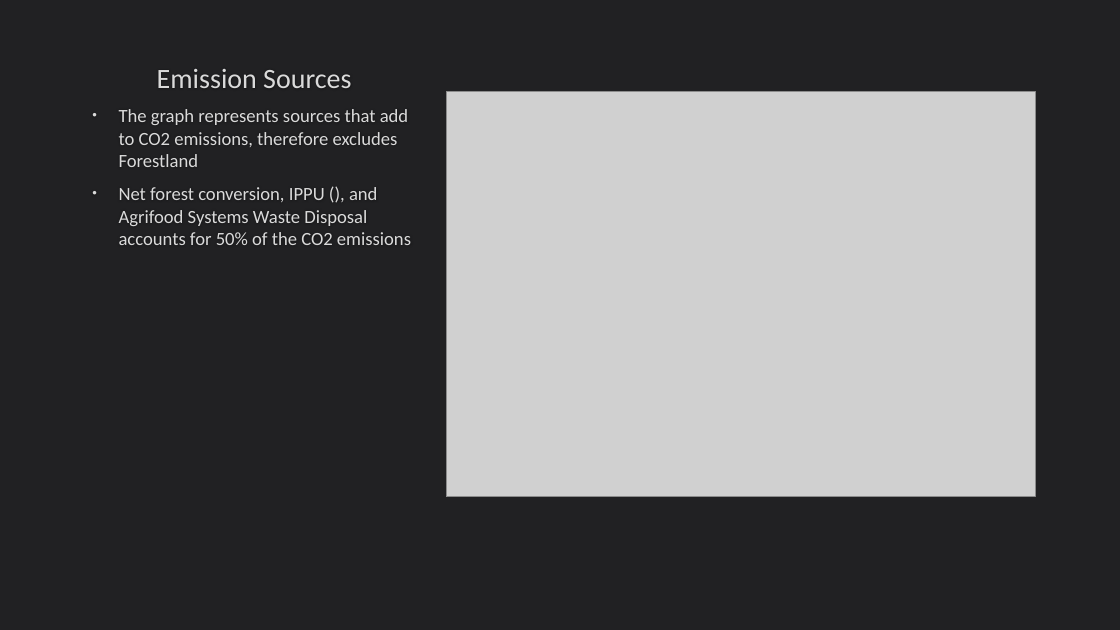
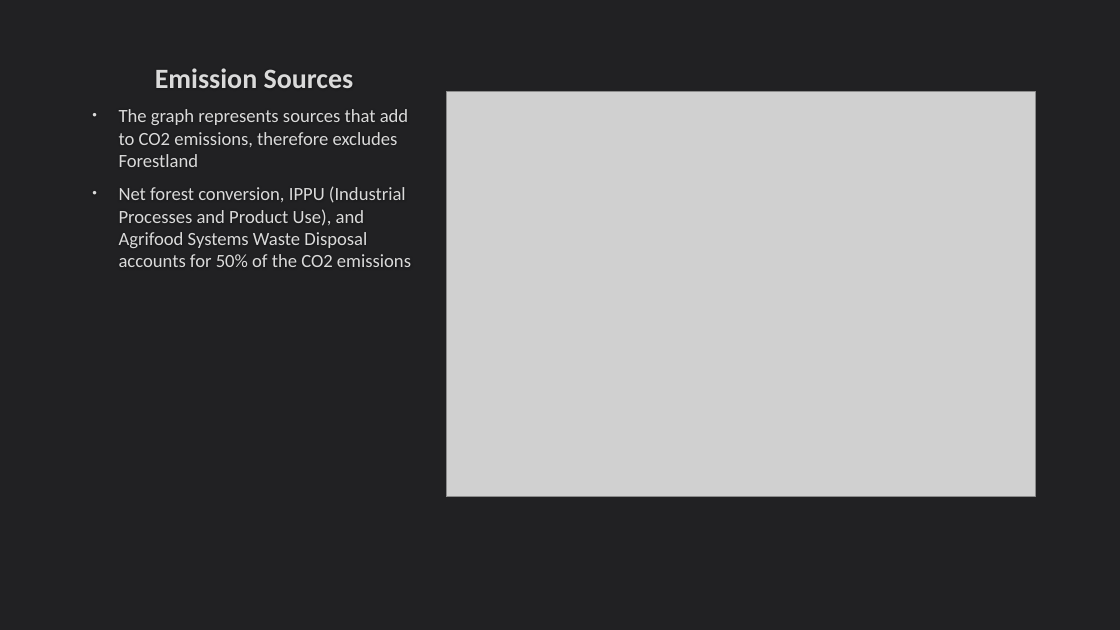
Before and after one commit to DavidFHarrison/2403PTDS_Regression_DH, a slide deck: slide 12 of Regression Project – PTDS 2403.pptx (slide 10 before the commit). Drawn at 1120x630 pixels with LibreOffice and Linux fonts; fonts in the diff are those of the drawing; grey boxes stand for pictures. Boxes give left, top, right and bottom in pixels: in the first picture for what was removed or moved away, otherwise in the second. Text is boxed around its words. In the diff, an @@ line names an element or a change of style, - is before the commit and + after.

```diff
--- a/Regression Project – PTDS 2403.pptx
+++ b/Regression Project – PTDS 2403.pptx
@@ title "Emission Sources" at <box>155,68,354,88</box>: bold on @@
@@ text at <box>119,186,411,267</box>: text changed @@
-• Net forest conversion, IPPU (), and Agrifood Systems Waste Disposal accounts for 50% of the CO2 emissions
+• Net forest conversion, IPPU (Industrial Processes and Product Use), and Agrifood Systems Waste Disposal accounts for 50% of the CO2 emissions
```
Also in this commit, not shown: 8 other slides changed, 11 slides added, 4 other files.
